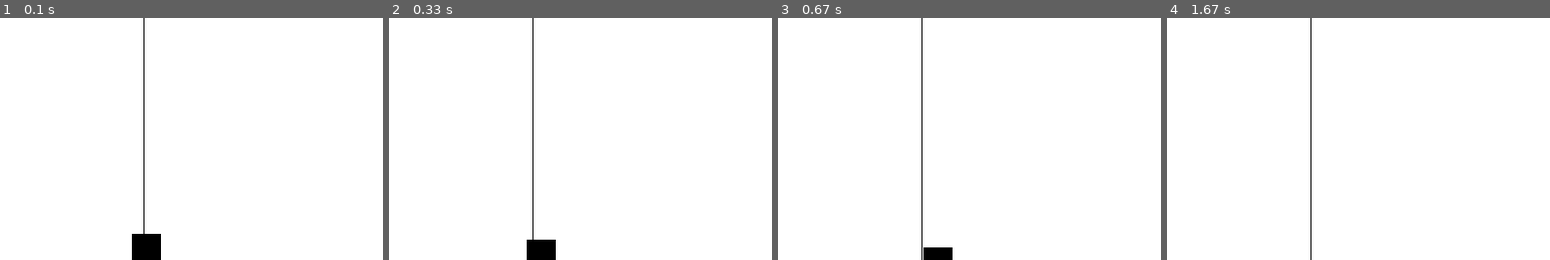
Above: before the commit, frames 1-4 (left to right).
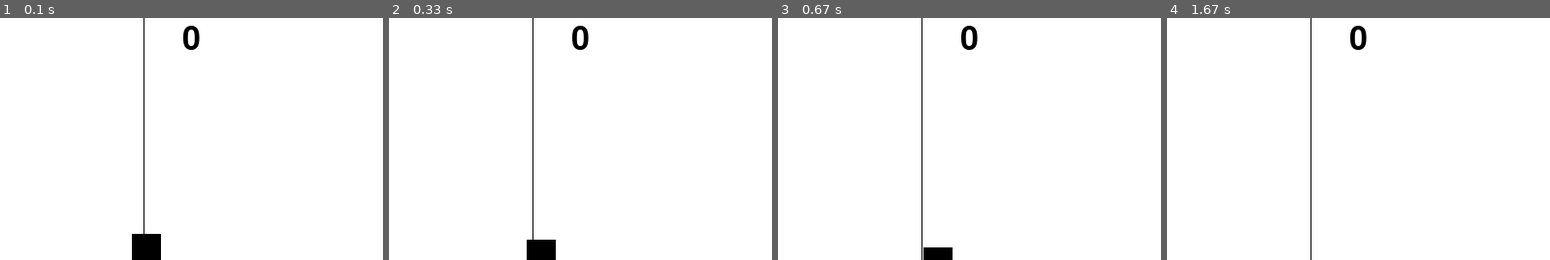
Above: after the commit, the same moments.

Repository: WarunW/Pygame-Prosjekt
Game: pygame game, started from Pong.py
Two runs of this game, one before a commit and one after it. Both use one fixed random seed, a clock stepped at 60 frames per second and the inputs below.
Inputs:
- Up to frame 1 (0.1 s): no input
- Up to frame 2 (0.33 s): no input
- Up to frame 3 (0.67 s): no input
- Up to frame 4 (1.67 s): hold Down 0.83-1.3 s; hold Up from 1.33 s (still down)
The pictures show only the part of the screen within x 31-81%, y 3-53%; the shares and areas given below are measured in that part.

The runs differ from the first frame. In frame 1, 0.3% of the frame differs, in the area x 47-53%, y 3-14%; in frame 2, 0.3%; in frame 3, 0.3%; in frame 4, 0.3%.

Commit message:
Ferdig  Spill

Diff:
--- a/Pong.py
+++ b/Pong.py
@@ -10,6 +10,7 @@
         self._y_pos = y_pos
         self._fart_x = fart_x
         self._fart_y = fart_y
+        self._standard = (x_pos, y_pos, fart_x, fart_y)
 
     def tegneBall(self):
         pg.draw.rect(self._vindu, self._farge, (self._x_pos, self._y_pos, 30, 30))
@@ -18,18 +19,36 @@
         self._x_pos += self._fart_x
         self._y_pos += self._fart_y
 
-    def grenserBall(self, spiller, motstander):
+    def grenserBall(self, spiller, motstander, poengSpiller):
         if self._y_pos <= 0 or self._y_pos >= VINDU_HOYDE - 30:
             self._fart_y *= -1
 
-        if self._y_pos + 30 > spiller._y_pos and ball._y_pos < spiller._y_pos + 100 and self._x_pos + 30 > spiller._x_pos:
+        if self._fart_x > 0 and self._y_pos + 30 > spiller._y_pos and self._y_pos < spiller._y_pos + 100 and self._x_pos + 30 > spiller._x_pos:
             self._fart_x *= -1
+            poengSpiller += 1
 
-        if self._x_pos < motstander._x_pos + 8 and ball._y_pos < spiller._y_pos + 100 and self._y_pos + 30 > spiller._y_pos:
+        if self._x_pos < motstander._x_pos + 8 and self._y_pos < motstander._y_pos + 100 and self._y_pos + 30 > motstander._y_pos:
             self._fart_x *= -1
 
         if self._x_pos <= 0 or self._x_pos >= VINDU_BREDDE - 30:
-            print("gameover")
+            self.restart()
+            self.stopp()
+
+        return poengSpiller
+
+    def stopp(self):
+        self._fart_x = 0
+        self._fart_y = 0
+
+    def restart(self):
+        self._x_pos, self._y_pos, self._fart_x, self._fart_y = self._standard
+
+    def sjekkRestart(self):
+        trykkede_taster = pg.key.get_pressed()
+        if trykkede_taster[pg.K_SPACE] and self._fart_x == 0 and self._fart_y == 0:
+            self.restart()
+            return True
+        return False
 
     def hentY(self):
         return self._y_pos
@@ -79,6 +98,9 @@
 spiller = Spiller(vindu, (0,0,0), VINDU_BREDDE - 20, VINDU_HOYDE/2 - 70, 0.5)
 motstander = Spiller(vindu, (0,0,0), 10, VINDU_HOYDE/2 - 70, 0.5)
 
+poengSpiller = 0
+font = pg.font.SysFont(None, 50)
+
 pg.draw.aaline(vindu, (0,0,0), (VINDU_BREDDE/2,0), (VINDU_BREDDE/2, VINDU_HOYDE))
 
 fortsett = True
@@ -88,9 +110,14 @@
 
     pg.draw.aaline(vindu, (0,0,0), (VINDU_BREDDE/2,0), (VINDU_BREDDE/2, VINDU_HOYDE))
 
+    tekst2 = font.render(str(poengSpiller), True, (0,0,0))
+    vindu.blit(tekst2, (VINDU_BREDDE//2 + 40, 20))
+
     ball.tegneBall()
+    if ball.sjekkRestart():
+        poengSpiller = 0
     ball.flyttBall()
-    ball.grenserBall(spiller, motstander)
+    poengSpiller = ball.grenserBall(spiller, motstander, poengSpiller)
 
     trykkede_taster = pg.key.get_pressed()
     spiller.tegneSpiller()
